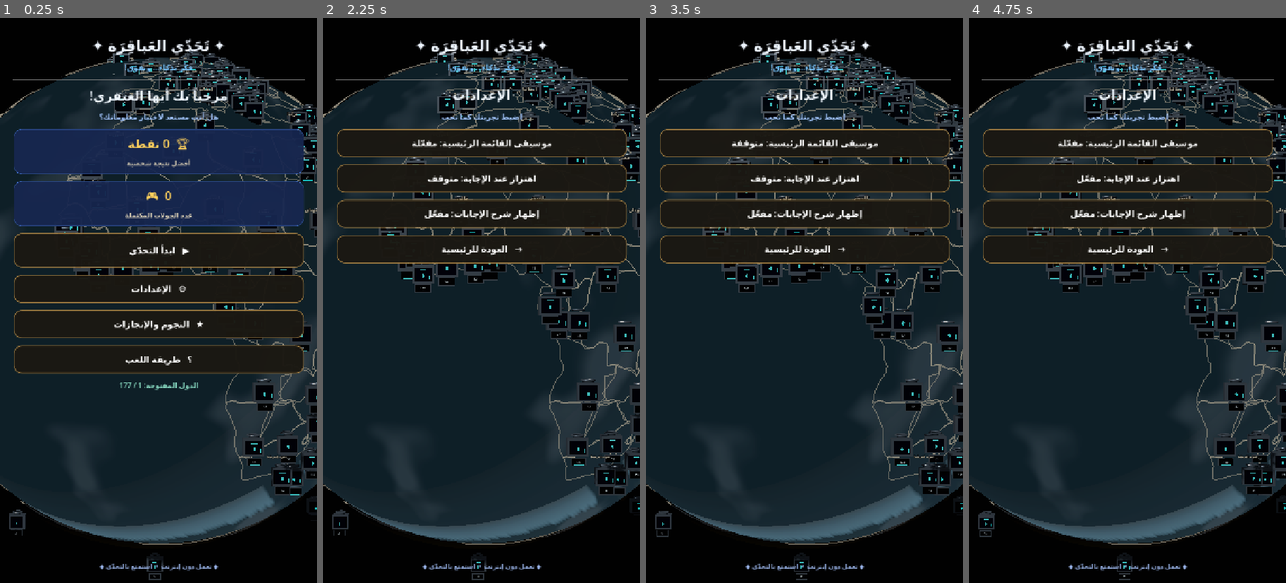
Above: before the commit, frames 1-4 (left to right).
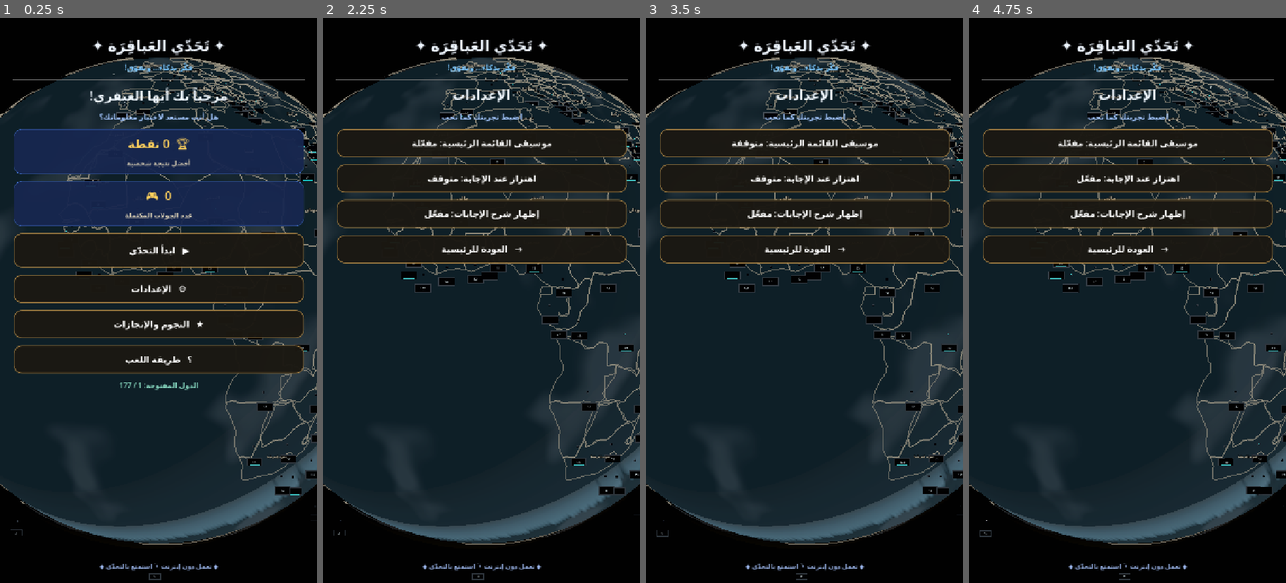
Above: after the commit, the same moments.

Repository: mahdialloui01-art/challenge-
Game: Godot game, scene res://scenes/main.tscn
Two runs of this game, one before a commit and one after it. Both use one fixed random seed, a clock stepped at 60 frames per second and the inputs below.
Inputs:
- Up to frame 1 (0.25 s): no input
- Up to frame 2 (2.25 s): click "▶ ابدأ التحدّي" at 0.5 s; click "⌂ الرئيسية" at 1.25 s; click "⚙ الإعدادات" at 2 s
- Up to frame 3 (3.5 s): click "موسيقى القائمة الرئيسية: مفعّ…" at 2.75 s
- Up to frame 4 (4.75 s): click "موسيقى القائمة الرئيسية: متوق…" at 3.5 s; click "اهتزاز عند الإجابة: متوقف" at 4.25 s

The runs differ from the first frame. In frame 1, 5.2% of the frame differs, in the area x 2-100%, y 5-98%; in frame 2, 6.7%; in frame 3, 6.7%; in frame 4, 6.7%.

Commit message:
Shrink lock hardware by 90% without changing number box

Diff:
--- a/scripts/world_globe.gd
+++ b/scripts/world_globe.gd
@@ -392,6 +392,12 @@
         lock_root.set_meta("country_code", code)
         lock_root.set_meta("base_scale", 0.12)
 
+        # Scale only the lock hardware down by 90%; keep the number box unchanged.
+        var lock_hardware := Node3D.new()
+        lock_hardware.name = "LockHardware"
+        lock_hardware.scale = Vector3.ONE * 0.1
+        lock_root.add_child(lock_hardware)
+
         # Brushed titanium outer shell.
         var titanium := StandardMaterial3D.new()
         titanium.albedo_color = Color(0.57, 0.64, 0.72, 1.0)
@@ -407,7 +413,7 @@
         shell_mesh.size = Vector3(0.19, 0.16, 0.065)
         shell.mesh = shell_mesh
         shell.material_override = titanium
-        lock_root.add_child(shell)
+        lock_hardware.add_child(shell)
 
         # Dark glass-like electronic face.
         var panel := MeshInstance3D.new()
@@ -424,7 +430,7 @@
         panel_material.emission = Color(0.008, 0.065, 0.09)
         panel_material.emission_energy_multiplier = 0.45
         panel.material_override = panel_material
-        lock_root.add_child(panel)
+        lock_hardware.add_child(panel)
 
         # Raised electronic shackle, kept narrow and compact.
         var shackle := MeshInstance3D.new()
@@ -436,7 +442,7 @@
         shackle.scale = Vector3(1.0, 1.12, 0.72)
         shackle.position = Vector3(0.0, 0.102, -0.004)
         shackle.material_override = titanium
-        lock_root.add_child(shackle)
+        lock_hardware.add_child(shackle)
 
         # Glowing biometric/key sensor and tiny status light.
         var keyway := MeshInstance3D.new()
@@ -454,7 +460,7 @@
         cyan.emission_energy_multiplier = 2.4
         cyan.metallic = 0.35
         keyway.material_override = cyan
-        lock_root.add_child(keyway)
+        lock_hardware.add_child(keyway)
 
         var status_led := MeshInstance3D.new()
         status_led.name = "StatusLED"
@@ -463,7 +469,7 @@
         status_led.mesh = led_mesh
         status_led.position = Vector3(0.0, 0.043, 0.049)
         status_led.material_override = cyan
-        lock_root.add_child(status_led)
+        lock_hardware.add_child(status_led)
 
         var circuit := MeshInstance3D.new()
         circuit.name = "CircuitAccent"
@@ -472,7 +478,7 @@
         circuit.mesh = circuit_mesh
         circuit.position = Vector3(0.058, -0.025, 0.049)
         circuit.material_override = cyan
-        lock_root.add_child(circuit)
+        lock_hardware.add_child(circuit)
 
         # A compact illuminated number plaque, visually separate from the lock.
         var number_frame := MeshInstance3D.new()
